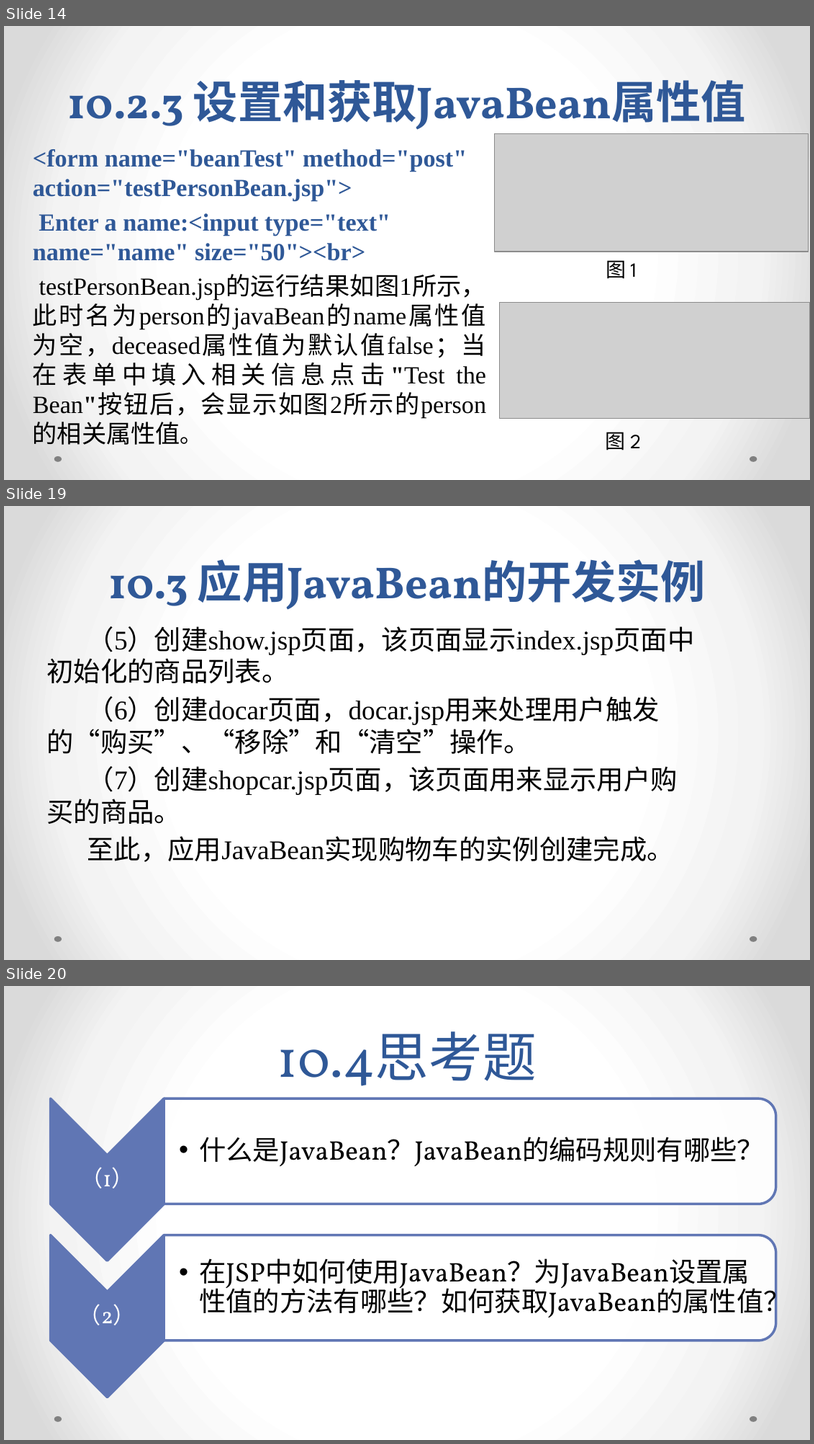
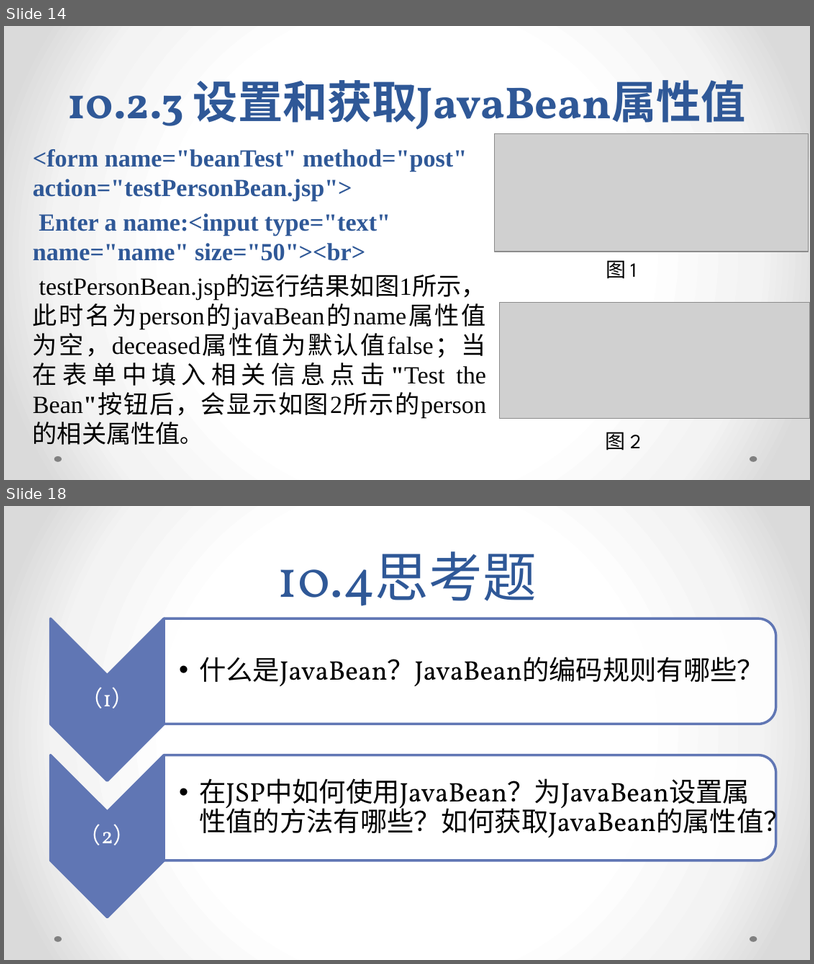
Before and after one commit to xdwenhaoyu/WEB_JSP, a slide deck: JSP PPT/第10章 应用JavaBean技术.pptx. Shown one above the other, each under a label of ours: slides 14, 19 and 20 before the commit, slides 14 and 18 after it; the slides between them are not shown. The pictures are 814x1444 and 814x964 pixels, drawn with LibreOffice and Linux fonts; fonts in the diff are those of the drawing; grey boxes stand for pictures. Boxes give left, top, right and bottom in pixels: in the first picture for what was removed or moved away, otherwise in the second. Text is boxed around its words. In the diff, an @@ line names an element or a change of style, - is before the commit and + after.

```diff
--- a/JSP PPT/第10章 应用JavaBean技术.pptx
+++ b/JSP PPT/第10章 应用JavaBean技术.pptx
@@ slide 19 removed at [4, 506, 810, 960], background gradient #FFFFFF to #F4F4F4 to #DADADA; not listed: 2 template elements that a slide beside it also shows @@
@@ title removed at [108, 559, 706, 610] @@
-10.3 应用JavaBean的开发实例
@@ text removed at [47, 626, 695, 862] @@
-（5）创建show.jsp页面，该页面显示index.jsp页面中初始化的商品列表。
-（6）创建docar页面，docar.jsp用来处理用户触发的“购买”、“移除”和“清空”操作。
-（7）创建shopcar.jsp页面，该页面用来显示用户购买的商品。
-至此，应用JavaBean实现购物车的实例创建完成。
@@ what was slide 20 is now slide 18 @@
```
Also in this commit, not shown: 3 slides added, 4 other slides removed, 8 other files.
